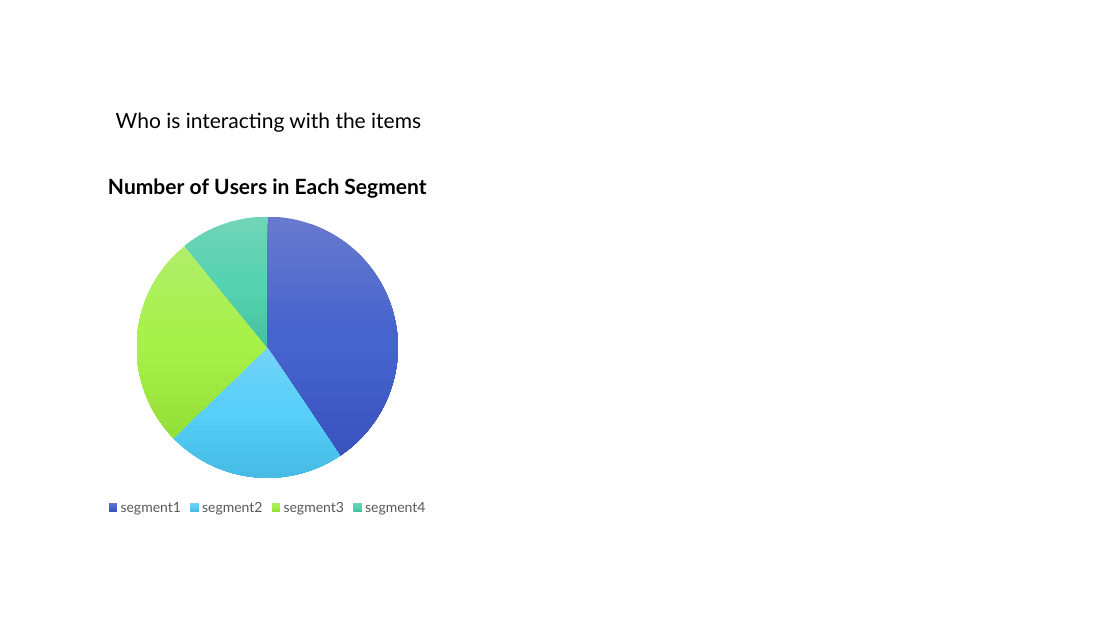
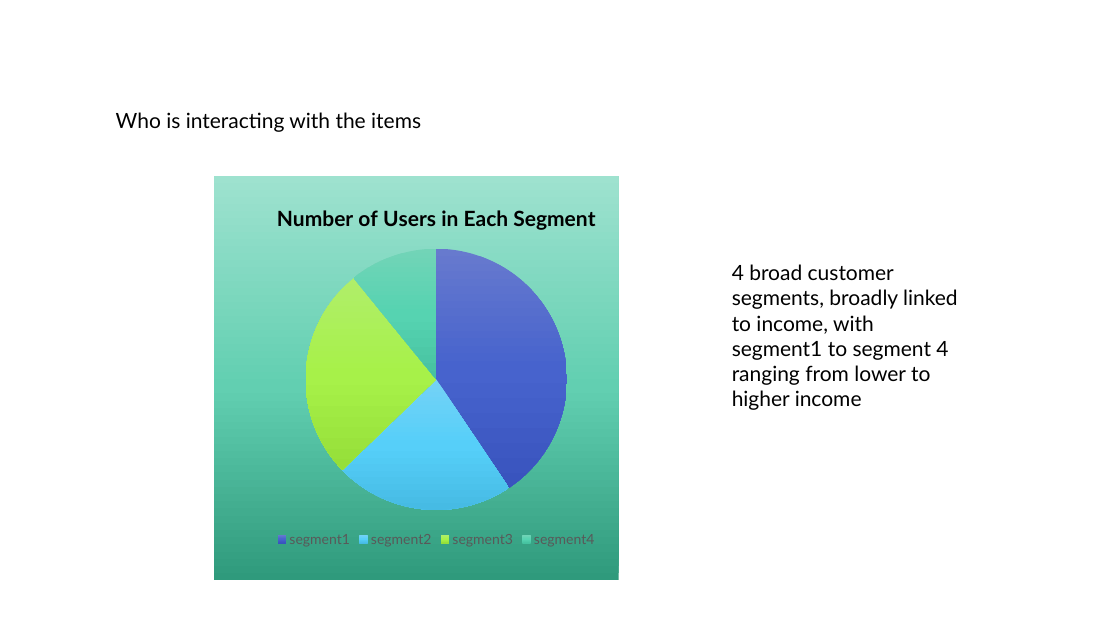
Before and after one commit to lizesteyn/FNBdataquest, a slide deck: slide 5 of Presentation1.pptx. Drawn at 1120x630 pixels with LibreOffice and Linux fonts; fonts in the diff are those of the drawing; background and template pictures are left out. Boxes give left, top, right and bottom in pixels: in the first picture for what was removed or moved away, otherwise in the second. Text is boxed around its words. In the diff, an @@ line names an element or a change of style, - is before the commit and + after.

Commit message:
presentation update with segments

```diff
--- a/Presentation1.pptx
+++ b/Presentation1.pptx
@@ rectangle added at [214, 176, 619, 581], fill gradient #2F9A7C to #62CFB1 to #9EE2CF @@
@@ pie chart: place and size @@
-pie chart at [45, 155, 490, 519]
+pie chart at [214, 187, 659, 551]
@@ text added at [732, 264, 958, 406], 18 pt, text #000000 @@
+4 broad customer segments, broadly linked to income, with segment1 to segment 4 ranging from lower to higher income
```
Also in this commit, not shown: 4 other slides changed, 11 slides added, 1 other file.
